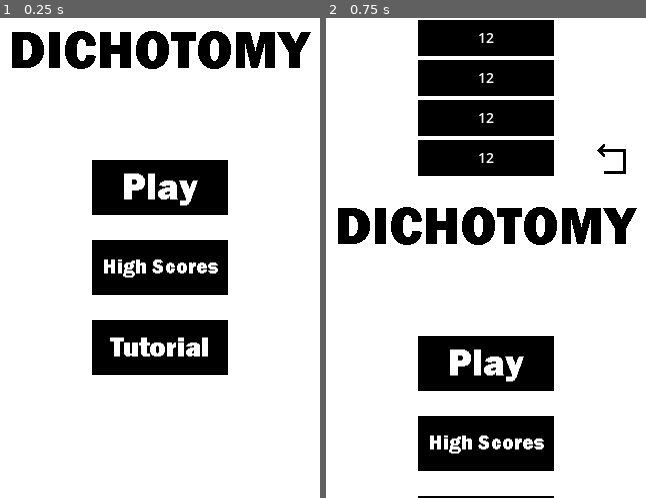
Above: before the commit, frames 1-2 (left to right).
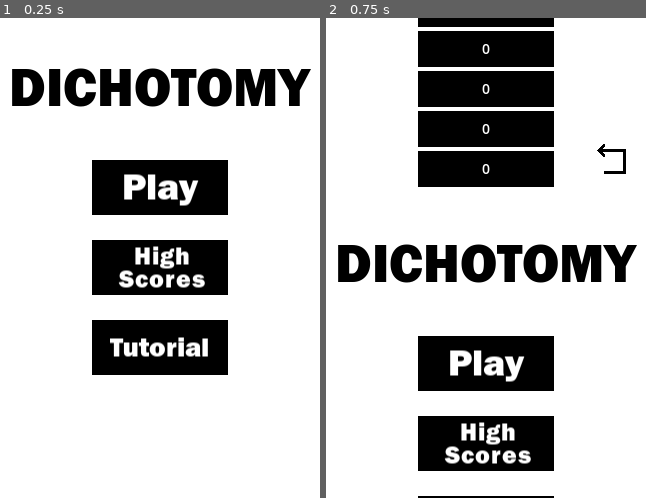
Above: after the commit, the same moments.

Repository: bschnurbusch/dichotomy
Game: Godot game, scene res://menus/main_menu/main_menu.tscn
Same seed, same stepped clock (60 frames per second), same inputs: the game is played once before the commit and once after it.
Inputs (mouse positions are in pixels of both pictures, inside the frame that each line leads up to):
- Up to frame 1 (0.25 s): no input
- Up to frame 2 (0.75 s): click (486, 267) at 0.5 s

The runs differ from the first frame. In frame 1, 11% of the frame differs, in the area x 3-98%, y 2-71%; in frame 2, 15%, in the area x 3-98%, y 0-93%.

Commit message:
update for godot v4.5, updated text appearance

Diff:
--- a/Dichotomy/game/game_block/game_block.gd
+++ b/Dichotomy/game/game_block/game_block.gd
@@ -72,7 +72,10 @@
 			GameController.game_speed_multiplier += 0.2
 			var new_game_block_min = max(position.x, foundation_block.position.x)
 			var new_game_block_max = min(position.x + GameController.game_block_current_width, foundation_block.position.x + foundation_block.game_block_width)
-			GameController.game_block_current_width = new_game_block_max - new_game_block_min
+			if new_game_block_max - new_game_block_min < GameController.game_block_min_width:
+				GameController.game_block_current_width = GameController.game_block_min_width
+			else:
+				GameController.game_block_current_width = new_game_block_max - new_game_block_min
 
 		GameController.game_block_spawn_y -= game_block_height
 
@@ -121,7 +124,7 @@
 	new_game_screen.position.y = -GameController.game_height
 	new_game_screen.scroll = true
 	new_game_screen.scroll_to_max = 0
-	get_parent().add_child(new_game_screen)
+	get_parent().add_child(new_game_screen, true)
 
 	var game_blocks = get_tree().get_nodes_in_group("game_block")
 	for block in game_blocks:
--- a/Dichotomy/game/score_display/score.tscn
+++ b/Dichotomy/game/score_display/score.tscn
@@ -12,8 +12,9 @@
 script = ExtResource("1_mdcac")
 
 [node name="Label" type="Label" parent="."]
+offset_top = 11.0
 offset_right = 320.0
-offset_bottom = 70.0
+offset_bottom = 81.0
 text = "Score: ##"
 label_settings = SubResource("LabelSettings_23npe")
 horizontal_alignment = 1
--- a/Dichotomy/global/game_controller.gd
+++ b/Dichotomy/global/game_controller.gd
@@ -22,6 +22,7 @@
 var game_speed_multiplier = 1.000
 
 var game_block_current_width
+var game_block_min_width = 5
 var game_block_min_pos
 var game_block_max_pos
 
--- a/Dichotomy/menus/high_scores/high_scores.tscn
+++ b/Dichotomy/menus/high_scores/high_scores.tscn
@@ -1,7 +1,7 @@
 [gd_scene load_steps=7 format=3 uid="uid://s88wu86m5iff"]
 
-[ext_resource type="Texture2D" uid="uid://dcamwty5envgy" path="res://art_assets/high_scores_menu_text/high_scores_menu_text.png" id="1_vqnu3"]
-[ext_resource type="Script" path="res://menus/high_scores/high_scores.gd" id="1_xcb1f"]
+[ext_resource type="Script" uid="uid://cff20accw82dv" path="res://menus/high_scores/high_scores.gd" id="1_xcb1f"]
+[ext_resource type="Texture2D" uid="uid://fajof37yw385" path="res://art_assets/high_scores_menu_text/high_scores_menu_text_alt.png" id="2_dcwk4"]
 [ext_resource type="Texture2D" uid="uid://c5yn5ani81c23" path="res://art_assets/back_arrow/back_arrow.png" id="3_u7ta1"]
 
 [sub_resource type="LabelSettings" id="LabelSettings_xmgo3"]
@@ -19,10 +19,11 @@
 offset_bottom = 480.0
 
 [node name="HighScoresMenuText" type="Sprite2D" parent="."]
-position = Vector2(160, 34)
-texture = ExtResource("1_vqnu3")
+position = Vector2(160, 46)
+texture = ExtResource("2_dcwk4")
 
 [node name="HighScore1" type="Node2D" parent="."]
+position = Vector2(0, 11)
 
 [node name="HighScore1Background" type="ColorRect" parent="HighScore1"]
 offset_left = 92.0
@@ -30,6 +31,7 @@
 offset_right = 228.0
 offset_bottom = 102.0
 color = Color(0, 0, 0, 1)
+metadata/_edit_use_anchors_ = true
 
 [node name="Label" type="Label" parent="HighScore1"]
 offset_left = 92.0
@@ -40,8 +42,10 @@
 label_settings = SubResource("LabelSettings_xmgo3")
 horizontal_alignment = 1
 vertical_alignment = 1
+metadata/_edit_use_anchors_ = true
 
 [node name="HighScore2" type="Node2D" parent="."]
+position = Vector2(0, 11)
 
 [node name="HighScore2Background" type="ColorRect" parent="HighScore2"]
 offset_left = 92.0
@@ -49,6 +53,7 @@
 offset_right = 228.0
 offset_bottom = 142.0
 color = Color(0, 0, 0, 1)
+metadata/_edit_use_anchors_ = true
 
 [node name="Label2" type="Label" parent="HighScore2"]
 offset_left = 92.0
@@ -59,8 +64,10 @@
 label_settings = SubResource("LabelSettings_xmgo3")
 horizontal_alignment = 1
 vertical_alignment = 1
+metadata/_edit_use_anchors_ = true
 
 [node name="HighScore3" type="Node2D" parent="."]
+position = Vector2(0, 11)
 
 [node name="HighScore3Background" type="ColorRect" parent="HighScore3"]
 offset_left = 92.0
@@ -68,6 +75,7 @@
 offset_right = 228.0
 offset_bottom = 182.0
 color = Color(0, 0, 0, 1)
+metadata/_edit_use_anchors_ = true
 
 [node name="Label3" type="Label" parent="HighScore3"]
 offset_left = 92.0
@@ -78,8 +86,10 @@
 label_settings = SubResource("LabelSettings_xmgo3")
 horizontal_alignment = 1
 vertical_alignment = 1
+metadata/_edit_use_anchors_ = true
 
 [node name="HighScore4" type="Node2D" parent="."]
+position = Vector2(0, 11)
 
 [node name="HighScore4Background" type="ColorRect" parent="HighScore4"]
 offset_left = 92.0
@@ -87,6 +97,7 @@
 offset_right = 228.0
 offset_bottom = 222.0
 color = Color(0, 0, 0, 1)
+metadata/_edit_use_anchors_ = true
 
 [node name="Label4" type="Label" parent="HighScore4"]
 offset_left = 92.0
@@ -97,8 +108,10 @@
 label_settings = SubResource("LabelSettings_xmgo3")
 horizontal_alignment = 1
 vertical_alignment = 1
+metadata/_edit_use_anchors_ = true
 
 [node name="HighScore5" type="Node2D" parent="."]
+position = Vector2(0, 11)
 
 [node name="HighScore5Background" type="ColorRect" parent="HighScore5"]
 offset_left = 92.0
@@ -106,6 +119,7 @@
 offset_right = 228.0
 offset_bottom = 262.0
 color = Color(0, 0, 0, 1)
+metadata/_edit_use_anchors_ = true
 
 [node name="Label5" type="Label" parent="HighScore5"]
 offset_left = 92.0
@@ -116,8 +130,10 @@
 label_settings = SubResource("LabelSettings_xmgo3")
 horizontal_alignment = 1
 vertical_alignment = 1
+metadata/_edit_use_anchors_ = true
 
 [node name="HighScore6" type="Node2D" parent="."]
+position = Vector2(0, 11)
 
 [node name="HighScore6Background" type="ColorRect" parent="HighScore6"]
 offset_left = 92.0
@@ -125,6 +141,7 @@
 offset_right = 228.0
 offset_bottom = 302.0
 color = Color(0, 0, 0, 1)
+metadata/_edit_use_anchors_ = true
 
 [node name="Label6" type="Label" parent="HighScore6"]
 offset_left = 92.0
@@ -135,8 +152,10 @@
 label_settings = SubResource("LabelSettings_xmgo3")
 horizontal_alignment = 1
 vertical_alignment = 1
+metadata/_edit_use_anchors_ = true
 
 [node name="HighScore7" type="Node2D" parent="."]
+position = Vector2(0, 11)
 
 [node name="HighScore7Background" type="ColorRect" parent="HighScore7"]
 offset_left = 92.0
@@ -144,6 +163,7 @@
 offset_right = 228.0
 offset_bottom = 342.0
 color = Color(0, 0, 0, 1)
+metadata/_edit_use_anchors_ = true
 
 [node name="Label7" type="Label" parent="HighScore7"]
 offset_left = 92.0
@@ -154,8 +174,10 @@
 label_settings = SubResource("LabelSettings_xmgo3")
 horizontal_alignment = 1
 vertical_alignment = 1
+metadata/_edit_use_anchors_ = true
 
 [node name="HighScore8" type="Node2D" parent="."]
+position = Vector2(0, 11)
 
 [node name="HighScore8Background" type="ColorRect" parent="HighScore8"]
 offset_left = 92.0
@@ -163,6 +185,7 @@
 offset_right = 228.0
 offset_bottom = 382.0
 color = Color(0, 0, 0, 1)
+metadata/_edit_use_anchors_ = true
 
 [node name="Label8" type="Label" parent="HighScore8"]
 offset_left = 92.0
@@ -173,8 +196,10 @@
 label_settings = SubResource("LabelSettings_xmgo3")
 horizontal_alignment = 1
 vertical_alignment = 1
+metadata/_edit_use_anchors_ = true
 
 [node name="HighScore9" type="Node2D" parent="."]
+position = Vector2(0, 11)
 
 [node name="HighScore9Background" type="ColorRect" parent="HighScore9"]
 offset_left = 92.0
@@ -182,6 +207,7 @@
 offset_right = 228.0
 offset_bottom = 422.0
 color = Color(0, 0, 0, 1)
+metadata/_edit_use_anchors_ = true
 
 [node name="Label9" type="Label" parent="HighScore9"]
 offset_left = 92.0
@@ -192,8 +218,10 @@
 label_settings = SubResource("LabelSettings_xmgo3")
 horizontal_alignment = 1
 vertical_alignment = 1
+metadata/_edit_use_anchors_ = true
 
 [node name="HighScore10" type="Node2D" parent="."]
+position = Vector2(0, 11)
 
 [node name="HighScore10Background" type="ColorRect" parent="HighScore10"]
 offset_left = 92.0
--- a/Dichotomy/menus/main_menu/main_menu.gd
+++ b/Dichotomy/menus/main_menu/main_menu.gd
@@ -41,6 +41,7 @@
 		GameController.spawn_locations["right"] = GameController.game_width - GameController.game_block_spawn_width
 
 		new_game_block = game_block.instantiate()
+		new_game_block.position.x = GameController.spawn_locations[GameController.spawn_side]
 		GameController.switch_spawn_sides()
 		get_parent().add_child(new_game_block)
 
--- a/Dichotomy/menus/main_menu/main_menu.tscn
+++ b/Dichotomy/menus/main_menu/main_menu.tscn
@@ -1,10 +1,10 @@
 [gd_scene load_steps=8 format=3 uid="uid://csx32gyr0stfj"]
 
-[ext_resource type="Texture2D" uid="uid://bbl2mxbe4dh73" path="res://art_assets/title_text/title.png" id="1_2p8xm"]
-[ext_resource type="Script" path="res://menus/main_menu/main_menu.gd" id="1_njfvw"]
-[ext_resource type="Texture2D" uid="uid://uncfd31ejq3x" path="res://art_assets/play_text/play_text.png" id="2_rxm02"]
-[ext_resource type="Texture2D" uid="uid://bo5cxo2y3d6rq" path="res://art_assets/high_scores_text/high_scores_text.png" id="3_mr1k5"]
-[ext_resource type="Texture2D" uid="uid://dh5ot3485cgop" path="res://art_assets/tutorial_text/tutorial_text.png" id="4_4md3l"]
+[ext_resource type="Script" uid="uid://oetjl21gpnyy" path="res://menus/main_menu/main_menu.gd" id="1_njfvw"]
+[ext_resource type="Texture2D" uid="uid://bxb4kosby1x3h" path="res://art_assets/title_text/title_alt.png" id="2_oic2i"]
+[ext_resource type="Texture2D" uid="uid://dliyrf6gekis2" path="res://art_assets/play_text/play_text_alt.png" id="3_er5qh"]
+[ext_resource type="Texture2D" uid="uid://bdyt463wupkns" path="res://art_assets/high_scores_text/high_scores_text_alt.png" id="4_f7ts8"]
+[ext_resource type="Texture2D" uid="uid://dajwwd4cjj1dn" path="res://art_assets/tutorial_text/tutorial_text_alt.png" id="5_81su3"]
 
 [sub_resource type="StyleBoxEmpty" id="StyleBoxEmpty_pvwmr"]
 
@@ -18,8 +18,8 @@
 offset_bottom = 480.0
 
 [node name="Title" type="Sprite2D" parent="."]
-position = Vector2(160, 34)
-texture = ExtResource("1_2p8xm")
+position = Vector2(160, 72)
+texture = ExtResource("2_oic2i")
 
 [node name="PlayButton" type="Node2D" parent="."]
 
@@ -32,7 +32,7 @@
 
 [node name="PlayText" type="Sprite2D" parent="PlayButton"]
 position = Vector2(160, 174)
-texture = ExtResource("2_rxm02")
+texture = ExtResource("3_er5qh")
 
 [node name="PlayButton" type="Button" parent="PlayButton"]
 offset_left = 92.0
@@ -63,8 +63,8 @@
 flat = true
 
 [node name="HighScoresText" type="Sprite2D" parent="HighScores"]
-position = Vector2(161, 183)
-texture = ExtResource("3_mr1k5")
+position = Vector2(161, 171)
+texture = ExtResource("4_f7ts8")
 
 [node name="Tutorial" type="Node2D" parent="."]
 position = Vector2(0, 160)
@@ -87,7 +87,7 @@
 
 [node name="TutorialText" type="Sprite2D" parent="Tutorial"]
 position = Vector2(160, 180)
-texture = ExtResource("4_4md3l")
+texture = ExtResource("5_81su3")
 
 [connection signal="pressed" from="PlayButton/PlayButton" to="." method="_on_play_button_pressed"]
 [connection signal="pressed" from="HighScores/HighScoresButton" to="." method="_on_high_scores_button_pressed"]
--- a/Dichotomy/menus/tutorial/tutorial.tscn
+++ b/Dichotomy/menus/tutorial/tutorial.tscn
@@ -1,10 +1,10 @@
 [gd_scene load_steps=9 format=3 uid="uid://bjpbq4psr34ar"]
 
-[ext_resource type="Script" path="res://menus/tutorial/tutorial.gd" id="1_d1bui"]
+[ext_resource type="Script" uid="uid://7wb8f8jumugp" path="res://menus/tutorial/tutorial.gd" id="1_d1bui"]
+[ext_resource type="Texture2D" uid="uid://ck1wia2hfmtxl" path="res://art_assets/tutorial_menu_text/tutorial_menu_text_alt.png" id="3_f2t2n"]
 [ext_resource type="Texture2D" uid="uid://c5yn5ani81c23" path="res://art_assets/back_arrow/back_arrow.png" id="3_u0w7e"]
-[ext_resource type="Texture2D" uid="uid://i3o41xvg1ge1" path="res://art_assets/tutorial_menu_text/tutorial_menu_text.png" id="4_05bum"]
+[ext_resource type="Texture2D" uid="uid://5v5itcdycnk8" path="res://art_assets/tutorial_help_text/tutorial_help_text_alt.png" id="5_knmh5"]
 [ext_resource type="Texture2D" uid="uid://dgr8aqxxn3ksm" path="res://art_assets/arrow/arrow.png" id="5_wberp"]
-[ext_resource type="Texture2D" uid="uid://dwjok7toed5a" path="res://art_assets/tutorial_help_text/tutorial_help_text.png" id="6_tr6es"]
 
 [sub_resource type="LabelSettings" id="LabelSettings_cvq04"]
 font_size = 48
@@ -23,9 +23,9 @@
 offset_bottom = 480.0
 
 [node name="Label" type="Label" parent="."]
-offset_top = 69.0
+offset_top = 71.0
 offset_right = 320.0
-offset_bottom = 139.0
+offset_bottom = 141.0
 text = "Score: 3"
 label_settings = SubResource("LabelSettings_cvq04")
 horizontal_alignment = 1
@@ -47,8 +47,8 @@
 flat = true
 
 [node name="TutorialMenuText" type="Sprite2D" parent="."]
-position = Vector2(160, 34)
-texture = ExtResource("4_05bum")
+position = Vector2(160, 49)
+texture = ExtResource("3_f2t2n")
 
 [node name="Arrow" type="Sprite2D" parent="."]
 position = Vector2(39, 312)
@@ -56,8 +56,8 @@
 texture = ExtResource("5_wberp")
 
 [node name="TutorialHelpText" type="Sprite2D" parent="."]
-position = Vector2(164, 251)
-texture = ExtResource("6_tr6es")
+position = Vector2(164, 239)
+texture = ExtResource("5_knmh5")
 
 [node name="BlackColorRect" type="ColorRect" parent="."]
 offset_left = 84.0
--- a/Dichotomy/project.godot
+++ b/Dichotomy/project.godot
@@ -12,7 +12,7 @@
 
 config/name="Dichotomy"
 run/main_scene="res://menus/main_menu/main_menu.tscn"
-config/features=PackedStringArray("4.0", "GL Compatibility")
+config/features=PackedStringArray("4.5", "GL Compatibility")
 config/icon="res://art_assets/logo/logo.png"
 
 [autoload]
@@ -31,7 +31,7 @@
 
 ui_click={
 "deadzone": 0.5,
-"events": [Object(InputEventMouseButton,"resource_local_to_s …(205 unchanged characters)… r2(0, 0),"factor":1.0,"button_index":1,"pressed":false,"double_click":false,"script":null)
+"events": [Object(InputEventMouseButton,"resource_local_to_s …(205 unchanged characters)… r2(0, 0),"factor":1.0,"button_index":1,"canceled":false,"pressed":false,"double_click":false,"script":null)
 ]
 }
 
Binary file added: Dichotomy/art_assets/high_scores_menu_text/high_scores_menu_text_alt.png
Not shown, added: Dichotomy/art_assets/high_scores_menu_text/high_scores_menu_text_alt.png.import
Binary file added: Dichotomy/art_assets/high_scores_text/high_scores_text_alt.png
Not shown, added: Dichotomy/art_assets/high_scores_text/high_scores_text_alt.png.import
Binary file added: Dichotomy/art_assets/play_text/play_text_alt.png
Not shown, added: Dichotomy/art_assets/play_text/play_text_alt.png.import
Binary file added: Dichotomy/art_assets/title_text/title_alt.png
Not shown, added: Dichotomy/art_assets/title_text/title_alt.png.import
Binary file added: Dichotomy/art_assets/tutorial_help_text/tutorial_help_text_alt.png
Not shown, added: Dichotomy/art_assets/tutorial_help_text/tutorial_help_text_alt.png.import
Binary file added: Dichotomy/art_assets/tutorial_menu_text/tutorial_menu_text_alt.png
Not shown, added: Dichotomy/art_assets/tutorial_menu_text/tutorial_menu_text_alt.png.import
(and 23 more such lines)
